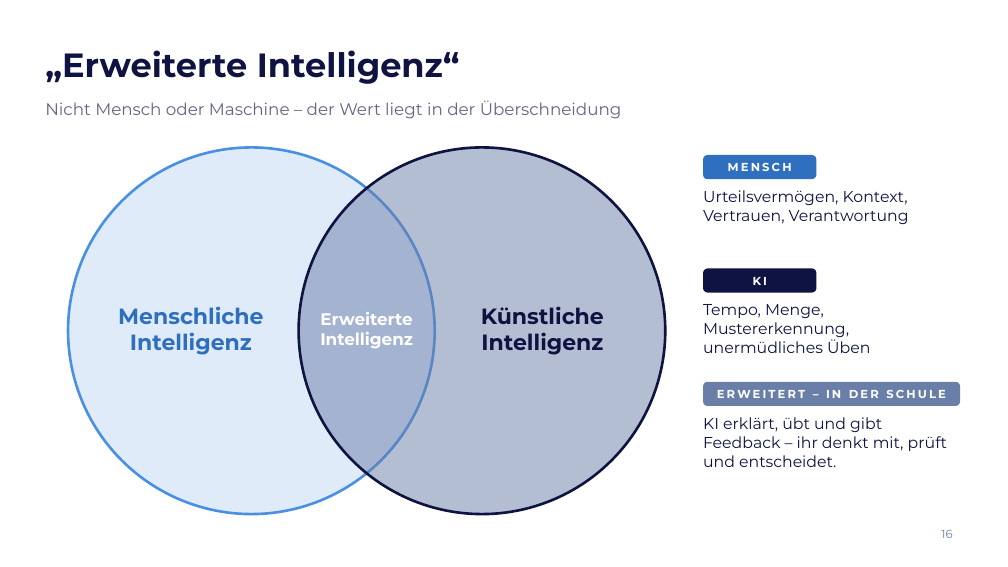
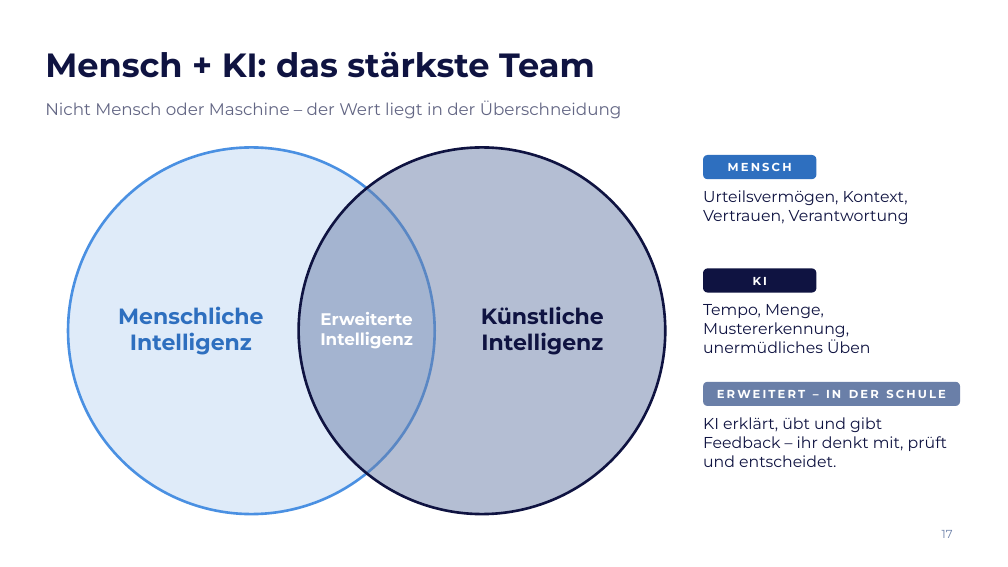
Before and after one commit to elias762/Advisory-board, a slide deck: slide 17 of ki-tag-gymnasium-sued/KI-Tag_Gymnasium-Sued_Impulsvortrag.pptx (slide 16 before the commit). Drawn at 1008x567 pixels with LibreOffice and Linux fonts; fonts in the diff are those of the drawing; background and template pictures are left out. Boxes give left, top, right and bottom in pixels: in the first picture for what was removed or moved away, otherwise in the second. Text is boxed around its words. In the diff, an @@ line names an element or a change of style, - is before the commit and + after.

```diff
--- a/ki-tag-gymnasium-sued/KI-Tag_Gymnasium-Sued_Impulsvortrag.pptx
+++ b/ki-tag-gymnasium-sued/KI-Tag_Gymnasium-Sued_Impulsvortrag.pptx
@@ title at (45, 52, 595, 78): text changed @@
-„Erweiterte Intelligenz“
+Mensch + KI: das stärkste Team
@@ page number at (942, 530, 953, 538): text changed @@
-16
+17
```
Also in this commit, not shown: 8 other slides changed, 8 slides added, 7 slides removed, 2 other files.
